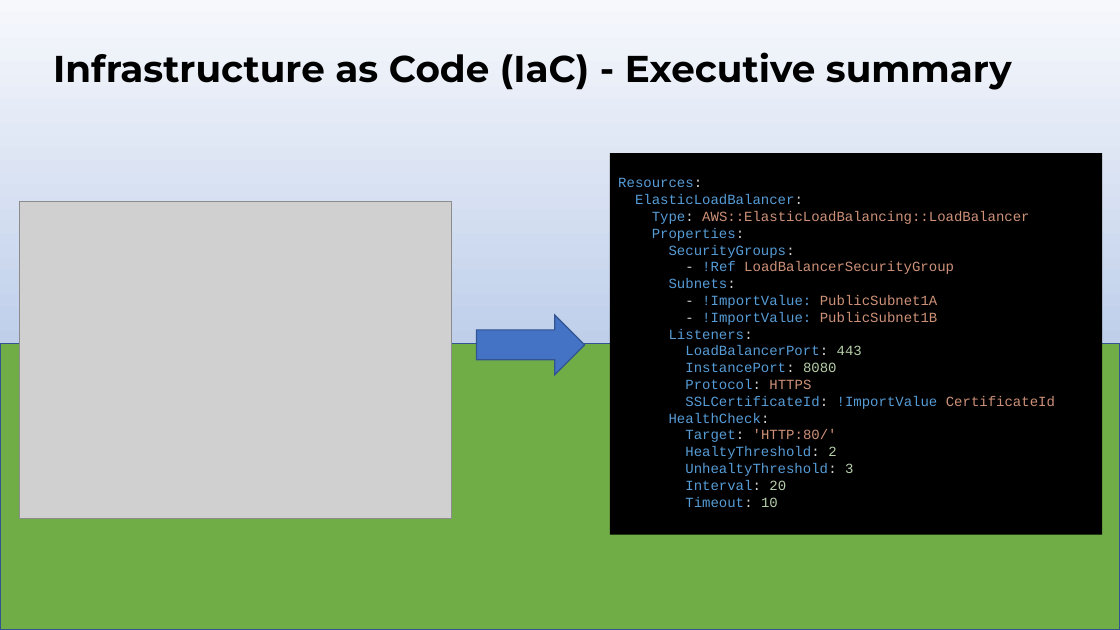
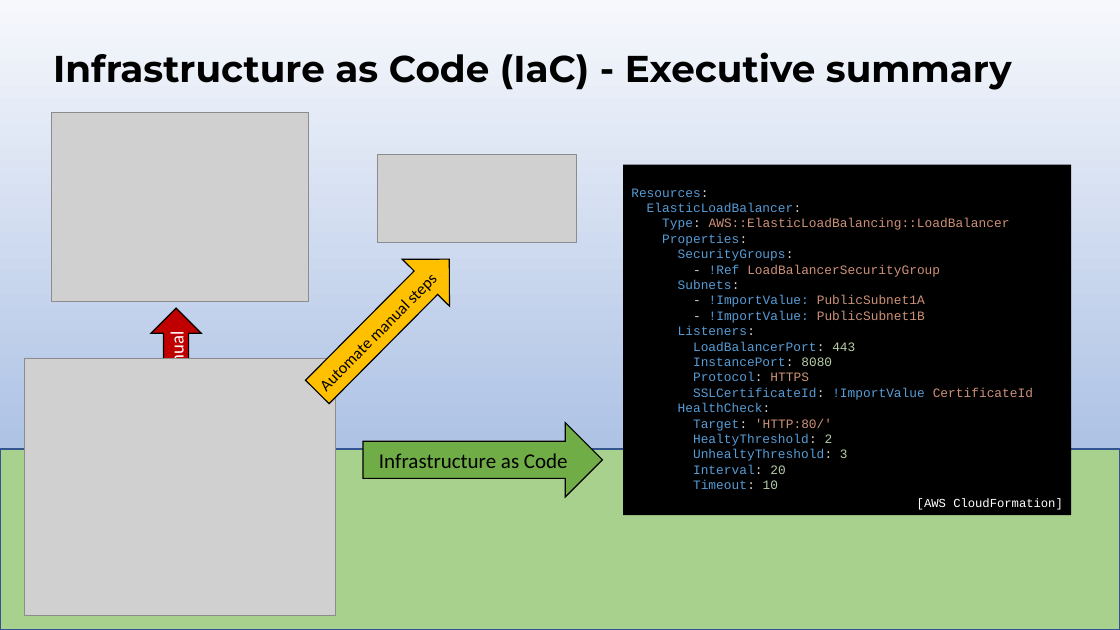
Before and after one commit to AWS-Competence-Group/sessions, a slide deck: slide 2 of 05-infrastructure-as-code/05-infrastructure-as-code.pptx (slide 3 before the commit). Drawn at 1120x630 pixels with LibreOffice and Linux fonts; fonts in the diff are those of the drawing; grey boxes stand for pictures; background and template pictures are left out. Boxes give left, top, right and bottom in pixels: in the first picture for what was removed or moved away, otherwise in the second. Text is boxed around its words. In the diff, an @@ line names an element or a change of style, - is before the commit and + after.

```diff
--- a/05-infrastructure-as-code/05-infrastructure-as-code.pptx
+++ b/05-infrastructure-as-code/05-infrastructure-as-code.pptx
@@ picture: place and size @@
-picture at [19, 202, 451, 518]
+picture at [51, 113, 308, 302]
@@ picture added at [378, 154, 576, 242] @@
@@ rectangle "Resources:": place and size @@
-rectangle "Resources:" at [610, 153, 1102, 534]
+rectangle "Resources:" at [623, 165, 1071, 515]
@@ rectangle "Resources:" at [623, 165, 1071, 515]: size 12 to 11 pt @@
@@ right arrow added at [294, 236, 473, 415], fill #FFC000, outline #000000 1 pt, 14 pt, text #000000 @@
+Automate manual steps
@@ right arrow added at [151, 308, 201, 400], fill #C00000, outline #000000 1 pt, 16 pt, text #FFFFFF @@
+Manual
@@ right arrow removed at [476, 315, 585, 375] @@
@@ picture added at [24, 359, 336, 615] @@
@@ rectangle: place and size @@
-rectangle at [0, 344, 1120, 630]
+rectangle at [0, 449, 1120, 630]
@@ rectangle at [0, 449, 1120, 630]: fill #70AD47 to #A9D18E @@
@@ right arrow added at [363, 423, 602, 497], fill #70AD47, outline #000000 1 pt, 18 pt, text #000000 @@
+Infrastructure as Code
@@ text added at [917, 498, 1063, 510], 10.5 pt, text #FFFFFF @@
+[AWS CloudFormation]
```
Also in this commit, not shown: 2 other slides changed, 1 slide added.
